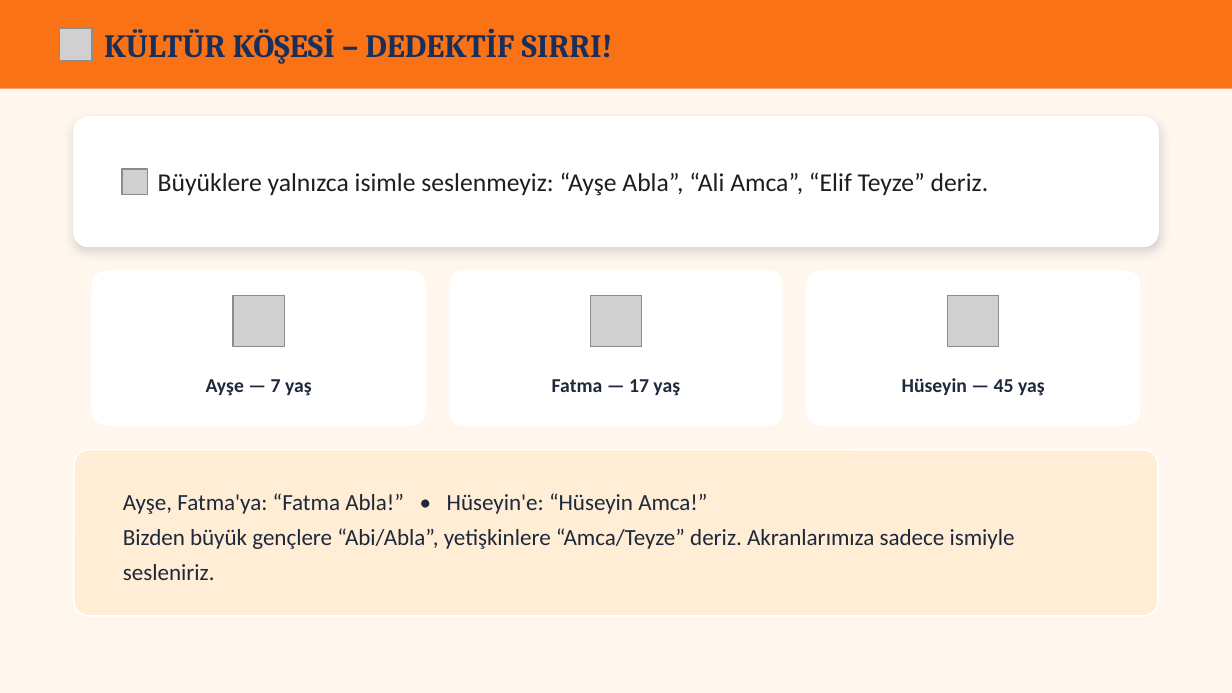
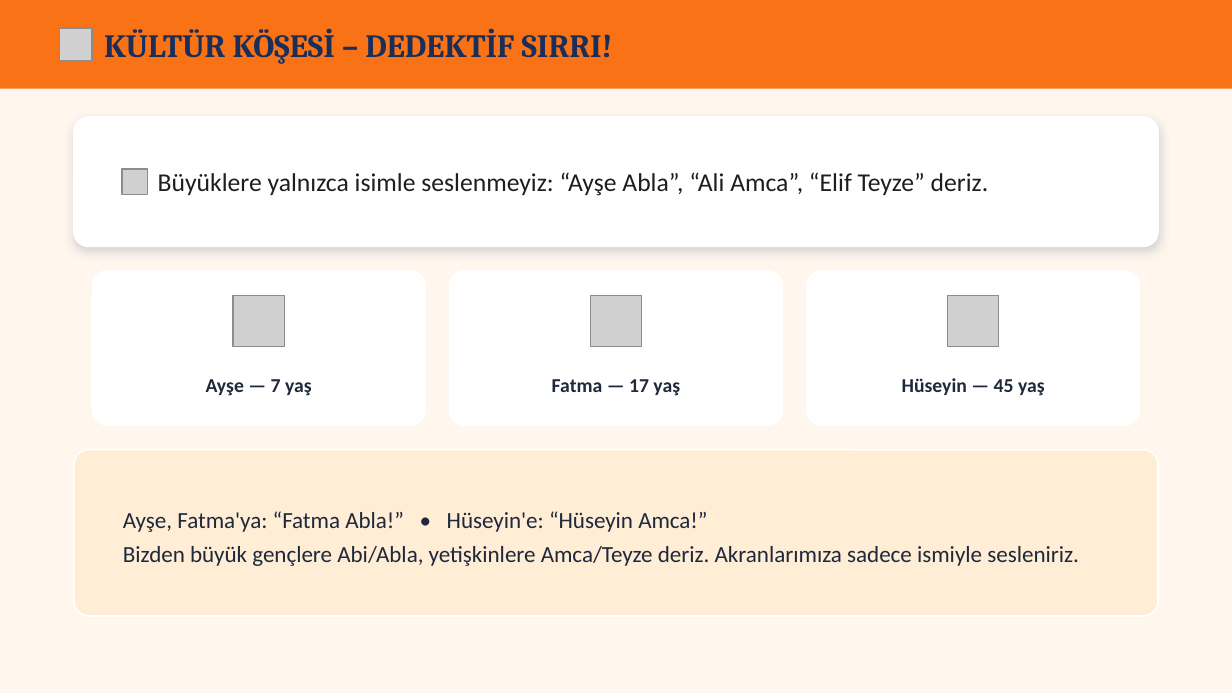
Before and after one commit to materyalfabrikasi/materyalfabrikasi.github.io, a slide deck: slide 8 of pptx/temel3.pptx. Drawn at 1232x693 pixels with LibreOffice and Linux fonts; fonts in the diff are those of the drawing; grey boxes stand for pictures. Boxes give left, top, right and bottom in pixels: in the first picture for what was removed or moved away, otherwise in the second. Text is boxed around its words. In the diff, an @@ line names an element or a change of style, - is before the commit and + after.

```diff
--- a/pptx/temel3.pptx
+++ b/pptx/temel3.pptx
@@ text at (x1=123, y1=546, x2=1079, y2=566): text changed @@
-Bizden büyük gençlere “Abi/Abla”, yetişkinlere “Amca/Teyze” deriz. Akranlarımıza sadece ismiyle sesleniriz.
+Bizden büyük gençlere Abi/Abla, yetişkinlere Amca/Teyze deriz. Akranlarımıza sadece ismiyle sesleniriz.
```
Also in this commit, not shown: 2 other slides changed, 5 other files.
